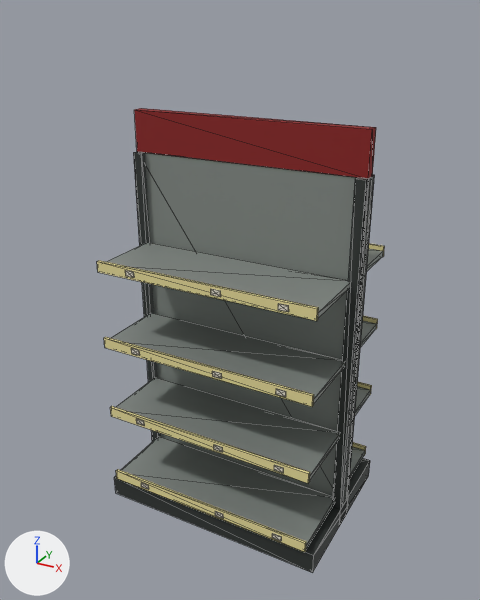
The glTF model public/models/ke_hang.glb, before and after one commit.
Before and after are seen from a camera (50 mm lens) standing at (1.58, -2.93, 2.71) and looking at (-0.01, -0.03, 1.26). The axes (+X, +Y, +Z) are drawn at lower left. The lights are the same throughout. The picture after the commit comes second. Mesh edges are drawn as thin lines. Vertices at exactly the same position are counted once.

Objects in the first picture: 'ke_hang'.
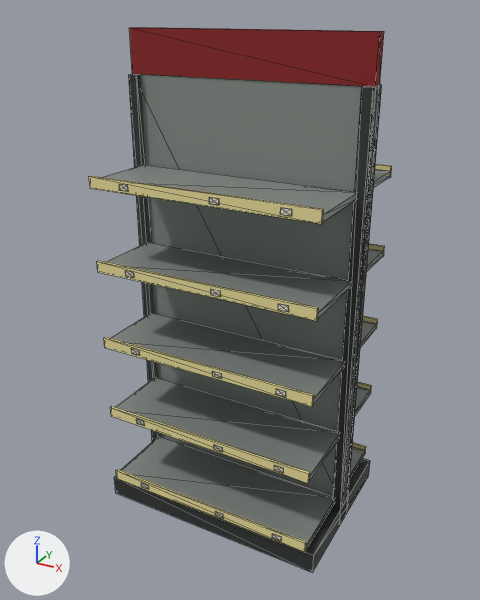
What differs and where, as boxes (x1, y1, x2, y2) in the pictures (480 x 600 px; the box of a moved part takes in the faces that stretch with it):
'ke_hang', reshaped (17% taller): before (97, 108, 384, 573); after (89, 27, 392, 573)
part 1 of me_ke_hang, added: after (104, 165, 357, 222)
part 2 of me_ke_hang, added (mostly hidden): after (374, 169, 391, 187)
part 3 of me_ke_hang, added (beige): after (89, 176, 324, 224)
part 4 of me_ke_hang, added: after (375, 164, 392, 178)
part 5 of me_ke_hang, added: after (119, 184, 128, 191)
part 6 of me_ke_hang, added: after (209, 197, 219, 205)
part 7 of me_ke_hang, added: after (281, 207, 292, 216)
part 8 of me_ke_hang, moved or reshaped: before (134, 108, 376, 179); after (129, 27, 384, 87)
part 9 of me_ke_hang, moved or reshaped: before (134, 152, 375, 522); after (129, 74, 382, 523)

The change in detail:
me_ke_hang is used by ob_ke_hang; location (0.0, 0.0, 0.0).
Verts and faces of me_ke_hang; kept vertices keep their numbers, new ones are numbered from 360.
Before the commit, vertices of me_ke_hang: 9 (-0.65, -0.06, 2.0) at pixel (133, 152), 11 (-0.65, 0.06, 2.0), 13 (-0.6, -0.06, 2.0) at pixel (141, 153), 15 (-0.6, 0.06, 2.0), 17 (0.6, -0.06, 2.0) at pixel (355, 178).
Before the commit, vertices of me_ke_hang: 19 (0.6, 0.06, 2.0), 21 (0.65, -0.06, 2.0) at pixel (366, 180), 23 (0.65, 0.06, 2.0) at pixel (374, 174), 25 (-0.65, -0.03, 2.0) at pixel (137, 151), 27 (-0.65, 0.03, 2.0).
Before the commit, vertices of me_ke_hang: 29 (0.65, -0.03, 2.0) at pixel (368, 178), 31 (0.65, 0.03, 2.0) at pixel (372, 176).
me_ke_hang had 360 vertices, 540 faces and spanned x -0.65..0.65, y -0.48..0.48, z 0.0..2.22.
me_ke_hang now has 440 vertices, 660 faces and spans x -0.65..0.65, y -0.48..0.48, z 0.0..2.62.
me_ke_hang part 1: a new loose piece, a box spanning x -0.61..0.61, y -0.46..-0.04, z 1.905..1.935, in mat_thep_son (grey #8d948f).
me_ke_hang part 2: a new loose piece, a box spanning x -0.61..0.61, y 0.04..0.46, z 1.905..1.935, in mat_thep_son (grey #8d948f).
me_ke_hang part 3: a new loose piece, a box spanning x -0.61..0.61, y -0.472..-0.458, z 1.9..1.96, in mat_tem_gia (beige #e8dc9a).
me_ke_hang part 4: a new loose piece, a box spanning x -0.61..0.61, y 0.458..0.472, z 1.9..1.96, in mat_tem_gia (beige #e8dc9a).
me_ke_hang part 5: a new loose piece, a box spanning x -0.425..-0.375, y -0.476..-0.472, z 1.915..1.945, in mat_giay_trang (pale yellow #e9e4d4).
me_ke_hang part 6: a new loose piece, a box spanning x 0.075..0.125, y -0.476..-0.472, z 1.915..1.945, in mat_giay_trang (pale yellow #e9e4d4).
me_ke_hang part 7: a new loose piece, a box spanning x 0.425..0.475, y -0.476..-0.472, z 1.915..1.945, in mat_giay_trang (pale yellow #e9e4d4).
me_ke_hang part 8: the loose piece of 8 vertices spanning x -0.65..0.65, y -0.03..0.03, z 2.0..2.22 is moved by (0.0, 0.0, 0.4).
Part 9, on me_ke_hang:
Vertices 9, 11, 13, 15, 17, 19, 21, 23, 25, 27, 29, 31 move by (0.0, 0.0, 0.4).
Other edits to the shape of me_ke_hang do not show in these pictures.
